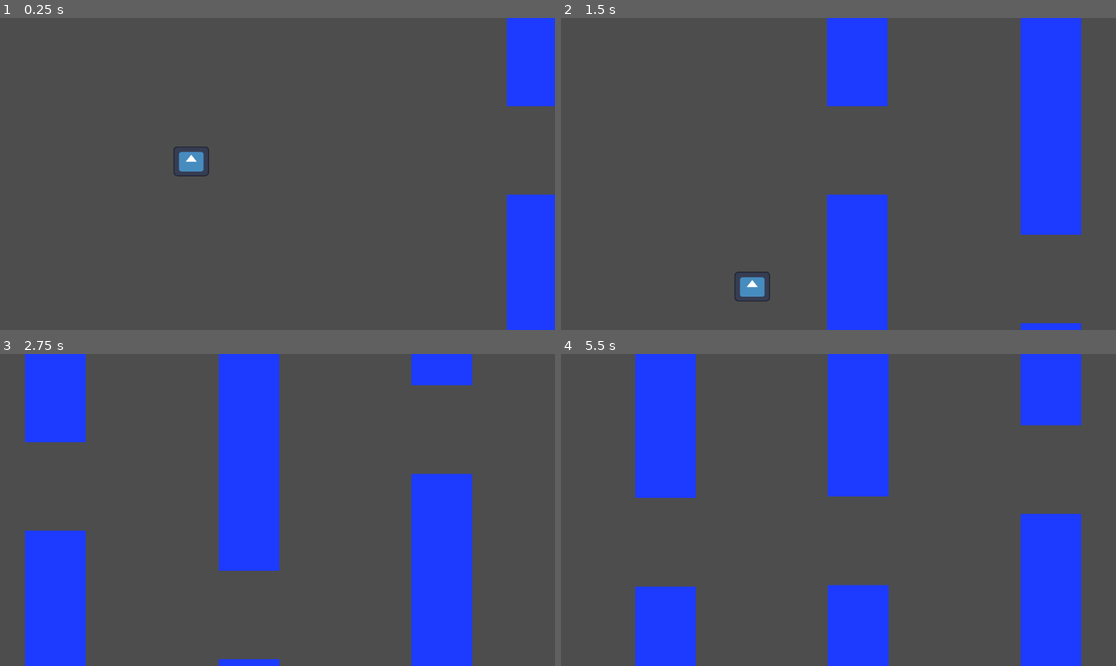
Above: before the commit, frames 1-4 (two rows, left to right).
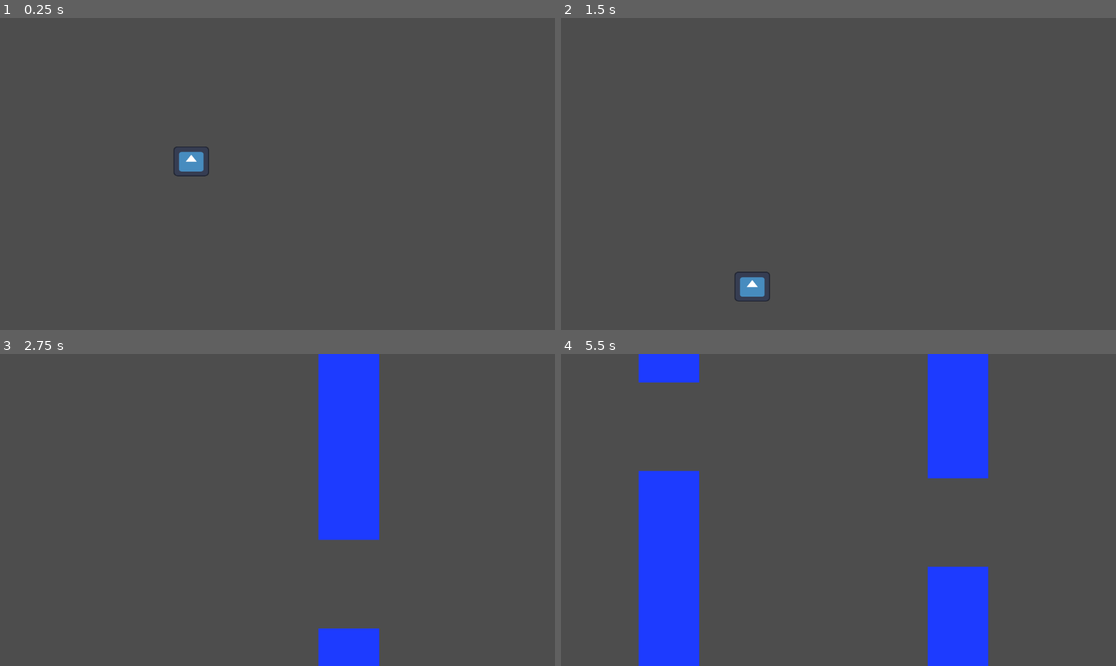
Above: after the commit, the same moments.

Repository: signalfern/Flappy-Bird
Game: Godot game, scene res://scenes/level.tscn
The game is run twice, just before and just after one commit, with the same random seed, the same clock (stepped at 60 frames per second) and the same inputs. The engine's default icon, where the game draws it, is replaced by a stand-in: a white triangle on a blue panel in a dark square.
Inputs (mouse positions are in pixels of both pictures, inside the frame that each line leads up to):
- Up to frame 1 (0.25 s): no input
- Up to frame 2 (1.5 s): move the mouse to (960, 158) at 0.52 s; click (960, 158) at 0.77 s; move the mouse to (727, 189) at 1.27 s
- Up to frame 3 (2.75 s): click (166, 525) at 1.52 s; move the mouse to (333, 441) at 2.02 s
- Up to frame 4 (5.5 s): move the mouse to (810, 572) at 2.77 s; click (810, 572) at 3.02 s; move the mouse to (1005, 556) at 3.52 s; click (1005, 556) at 3.77 s; move the mouse to (672, 463) at 4.27 s; click (672, 463) at 4.52 s; move the mouse to (866, 510) at 5.02 s

The runs differ from the first frame. In frame 1, 6.3% of the frame differs, in the area x 91-100%, y 0-100%; in frame 2, 16%; in frame 3, 32%, in the area x 4-86%, y 0-100%; in frame 4, 30%.

Commit message:
Score
Added score and world borders

Diff:
--- a/flappy-bird/scenes/birb.tscn
+++ b/flappy-bird/scenes/birb.tscn
@@ -4,7 +4,7 @@
 [ext_resource type="Texture2D" uid="uid://bpwipqccpv0sf" path="res://icon.svg" id="1_pr850"]
 
 [sub_resource type="CircleShape2D" id="CircleShape2D_ewtqf"]
-radius = 45.2769
+radius = 41.0488
 
 [node name="Birb" type="CharacterBody2D" groups=["player"]]
 position = Vector2(191, 134)
--- a/flappy-bird/scenes/level.tscn
+++ b/flappy-bird/scenes/level.tscn
@@ -1,8 +1,14 @@
-[gd_scene load_steps=4 format=3 uid="uid://coqk5xojcevc1"]
+[gd_scene load_steps=5 format=3 uid="uid://coqk5xojcevc1"]
 
 [ext_resource type="PackedScene" uid="uid://cab3jxejii1mh" path="res://scenes/birb.tscn" id="1_w7c3h"]
 [ext_resource type="Script" uid="uid://dy40the72ywso" path="res://scripts/level.gd" id="1_w8frs"]
-[ext_resource type="PackedScene" uid="uid://cacl3r0h4g1xn" path="res://scenes/pipe_pair.tscn" id="2_w7c3h"]
+
+[sub_resource type="WorldBoundaryShape2D" id="WorldBoundaryShape2D_w8frs"]
+normal = Vector2(-0.00662237, 0.999978)
+distance = -14.0262
+
+[sub_resource type="WorldBoundaryShape2D" id="WorldBoundaryShape2D_w7c3h"]
+distance = -13.0
 
 [node name="level" type="Node2D"]
 script = ExtResource("1_w8frs")
@@ -11,10 +17,29 @@
 position = Vector2(397, 269)
 JUMP_VELOCITY = -400.0
 
-[node name="pipe_pair" parent="." instance=ExtResource("2_w7c3h")]
-position = Vector2(1152, 109)
-
-[node name="Timer" type="Timer" parent="."]
+[node name="pipe_spawn_timer" type="Timer" parent="."]
+wait_time = 1.5
 autostart = true
 
-[connection signal="timeout" from="Timer" to="." method="_on_timer_timeout"]
+[node name="CanvasLayer" type="CanvasLayer" parent="."]
+
+[node name="Score_label" type="Label" parent="CanvasLayer"]
+offset_left = 54.0
+offset_top = 30.0
+offset_right = 94.0
+offset_bottom = 53.0
+scale = Vector2(1.838, 1)
+theme_override_font_sizes/font_size = 30
+horizontal_alignment = 1
+
+[node name="border" type="Area2D" parent="."]
+
+[node name="Top_border" type="CollisionShape2D" parent="border"]
+position = Vector2(94, 3)
+shape = SubResource("WorldBoundaryShape2D_w8frs")
+
+[node name="bottom_border" type="CollisionShape2D" parent="border"]
+position = Vector2(4, 641)
+shape = SubResource("WorldBoundaryShape2D_w7c3h")
+
+[connection signal="timeout" from="pipe_spawn_timer" to="." method="_on_timer_timeout"]
--- a/flappy-bird/scenes/pipe_pair.tscn
+++ b/flappy-bird/scenes/pipe_pair.tscn
@@ -1,9 +1,12 @@
-[gd_scene load_steps=3 format=3 uid="uid://cacl3r0h4g1xn"]
+[gd_scene load_steps=4 format=3 uid="uid://cacl3r0h4g1xn"]
 
 [ext_resource type="Script" uid="uid://by2she2ma337u" path="res://scripts/pipe_pair.gd" id="1_t8jum"]
 
 [sub_resource type="RectangleShape2D" id="RectangleShape2D_t8jum"]
 size = Vector2(107, 510)
+
+[sub_resource type="RectangleShape2D" id="RectangleShape2D_m2bs7"]
+size = Vector2(44, 199)
 
 [node name="pipe_pair" type="Node2D"]
 script = ExtResource("1_t8jum")
@@ -12,6 +15,7 @@
 
 [node name="pipe_top" type="Area2D" parent="."]
 position = Vector2(0, -352)
+collision_layer = 2
 
 [node name="ColorRect" type="ColorRect" parent="pipe_top"]
 offset_right = 126.0
@@ -24,6 +28,7 @@
 
 [node name="pipe_down" type="Area2D" parent="."]
 position = Vector2(0, 355)
+collision_layer = 2
 
 [node name="ColorRect" type="ColorRect" parent="pipe_down"]
 offset_right = 126.0
@@ -34,3 +39,13 @@
 [node name="CollisionShape2D" type="CollisionShape2D" parent="pipe_down"]
 position = Vector2(63.5, 265.5)
 shape = SubResource("RectangleShape2D_t8jum")
+
+[node name="Score_area" type="Area2D" parent="."]
+position = Vector2(10, 181)
+collision_layer = 4
+
+[node name="CollisionShape2D" type="CollisionShape2D" parent="Score_area"]
+position = Vector2(12, 83.5)
+shape = SubResource("RectangleShape2D_m2bs7")
+
+[connection signal="body_entered" from="Score_area" to="." method="_on_score_area_body_entered"]
--- a/flappy-bird/scripts/level.gd
+++ b/flappy-bird/scripts/level.gd
@@ -1,14 +1,21 @@
 extends Node2D
 
 @onready var  pipe_scene = preload("res://scenes/pipe_pair.tscn")
-
-
+@onready var score_label = $CanvasLayer/Score_label
+var score:= 0
 
 func _on_timer_timeout():
 	var pipe = pipe_scene.instantiate()
+	pipe.Score_changed.connect(on_score_changed)
 	pipe.position.x = 1154
 	add_child(pipe)
 
 
 func _ready() -> void:
 	print("timer started")
+
+
+func on_score_changed(new_score):
+	score = score + new_score
+	score_label.text = "Score :" + str(score)
+	print(score)
--- a/flappy-bird/scripts/pipe_pair.gd
+++ b/flappy-bird/scripts/pipe_pair.gd
@@ -2,14 +2,20 @@
 
 @onready var Y = $".".position.y
 @export var Speed := 200.0
+signal Score_changed(new_score : int)
 
 
 func gap_postion():
-	var num := randf_range(-140.0,320.0)
+	var num := randf_range(-140.0,250.0)
 	position.y = Y + num
 
 func _ready() -> void:
 	gap_postion()
 
+
 func _process(delta: float) -> void:
 	position.x -= Speed * delta
+
+
+func _on_score_area_body_entered(body: Node2D) -> void:
+	Score_changed.emit(1)
